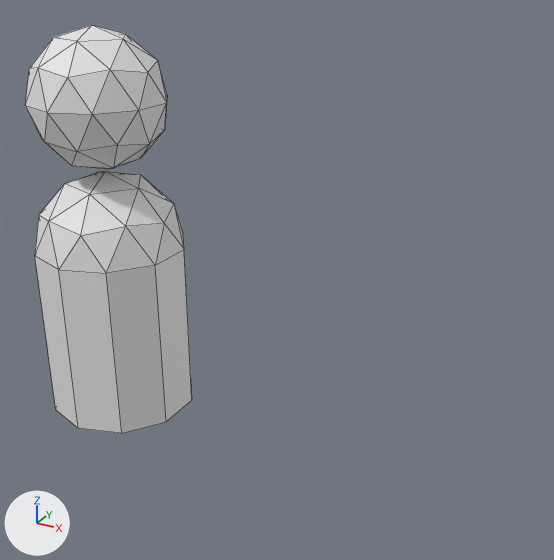
Renders of the Blender file meshes/characters.blend from each side of a commit.
One viewpoint serves both versions: a 50 mm lens placed at (3.28, -3.67, 3.0), pointed at (1.25, 0.01, 1.16). The lights are fixed; the arrows at lower left show +X, +Y and +Z. Mesh edges are drawn as thin lines.

Names of what the first picture shows: 'pawn'.
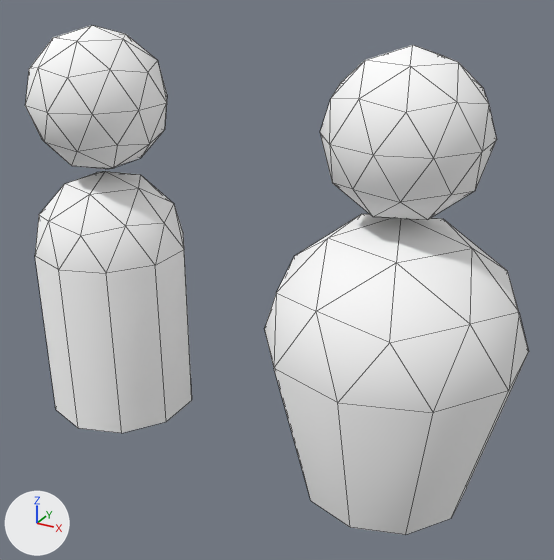
Where the change shows, as pixel boxes [x1, y1, x2, y2] in the pictures (554 x 560 px):
'fatpawn', added
    after: [264, 45, 529, 535]
'pawn', recoloured, shading changed
    both: [25, 25, 191, 433]
part 1 of me_plane_001, shading changed
    both: [25, 25, 192, 433]

Diff of the bpy script that builds the scene:
```diff
--- a/meshes/characters.blend.py
+++ b/meshes/characters.blend.py
@@ mat_pawn @@
+mat_pawn = diffuse_material('Pawn')
+mat_pawn.base_color = (1.0, 1.0, 1.0)  # white #ffffff
@@ me_plane_001 @@
 me_plane_001.from_pydata(...)  # 78 vertices, 130 faces; spans x -0.48..0.48, y -0.5..0.5, z 0.0..2.55
 # used by ob_pawn; location = (0.0, 0.0, 0.0)
+# me_plane_001 part 1: all faces are now shaded smooth (130 of 130 changed)
+me_plane_001.materials.append(mat_pawn)  # white #ffffff
@@ me_plane_000 @@
+me_plane_000.from_pydata(...)  # 78 vertices, 130 faces; spans x -0.7..0.7, y -0.74..0.74, z 0.0..2.55
+me_plane_000.polygons.foreach_set('use_smooth', [True] * 130)
+me_plane_000.materials.append(mat_pawn)  # white #ffffff
@@ ob_fatpawn @@
+ob_fatpawn = bpy.data.objects.new('fatpawn', me_plane_000)
+ob_fatpawn.location = (2.0, 0.0, 0.0)
```
